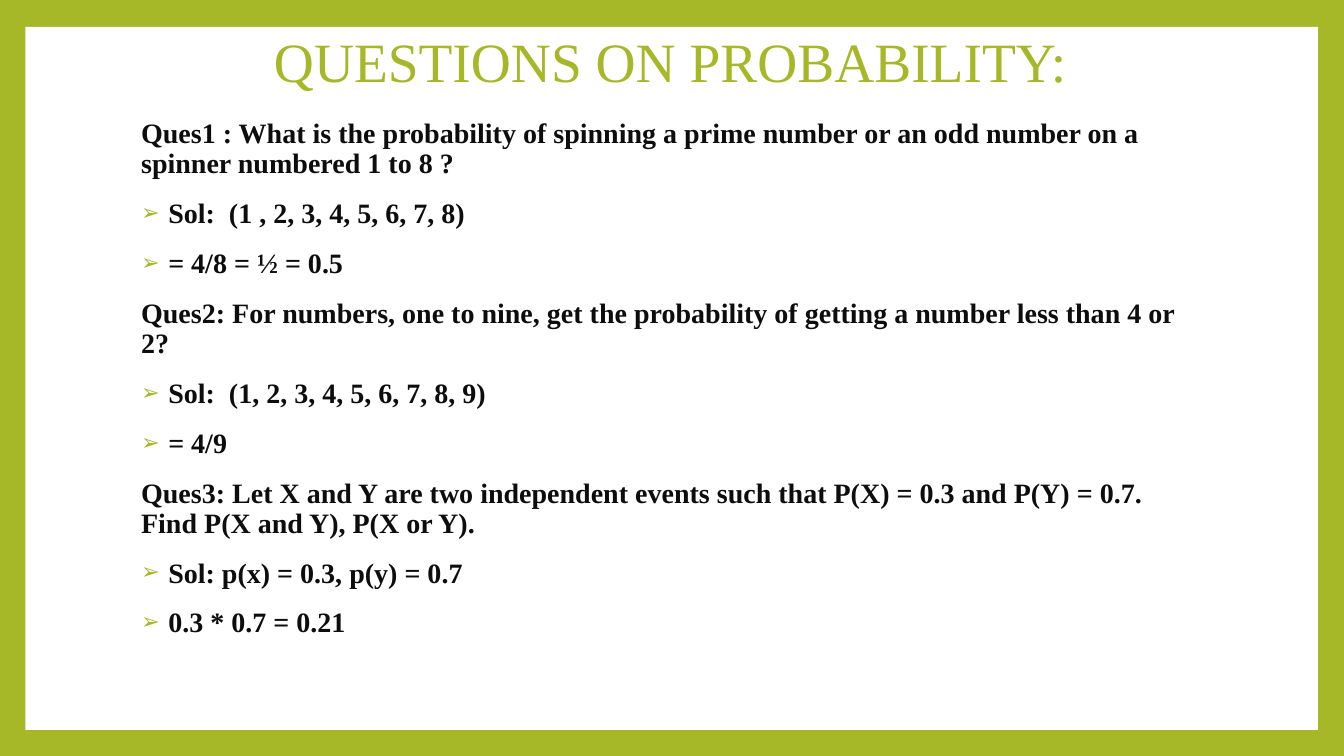
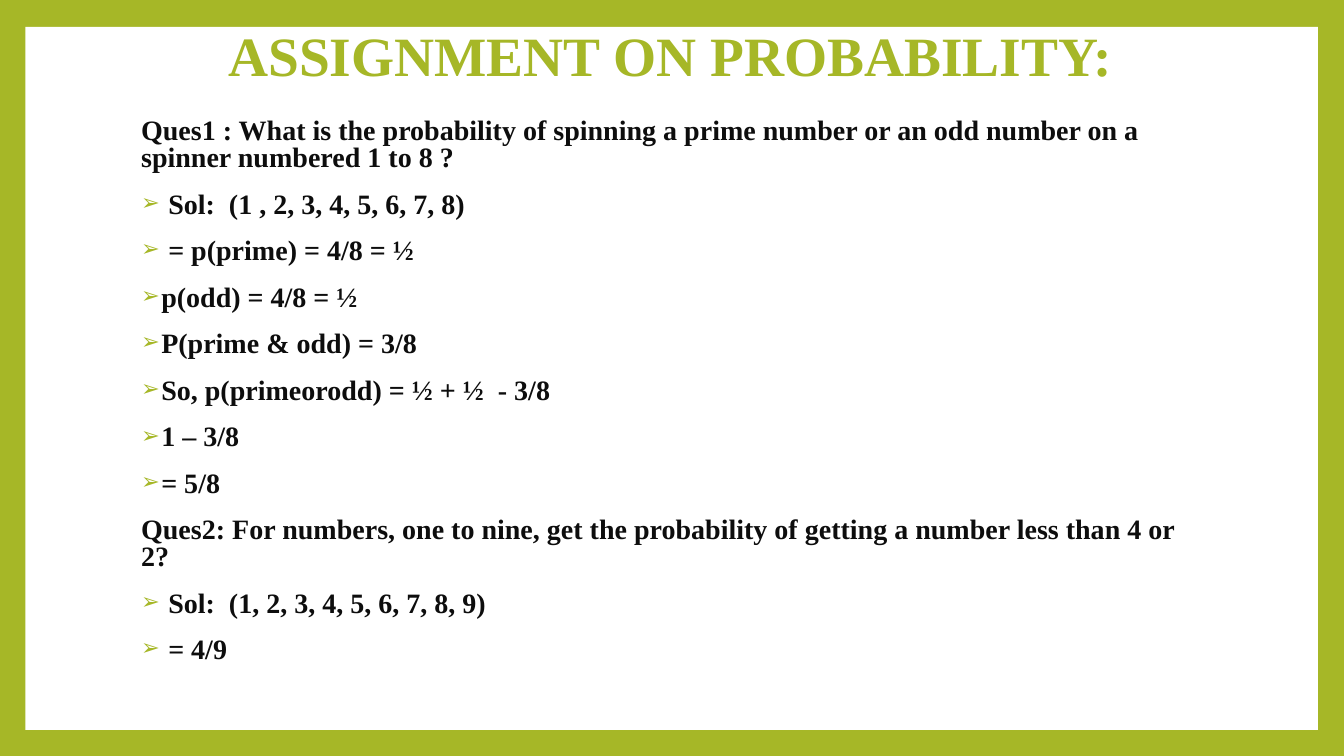
Before and after one commit to Tushar-1998/MathematicsMachineLearning, a slide deck: slide 12 of Probability Assignments..pptx. Drawn at 1344x756 pixels with LibreOffice and Linux fonts; fonts in the diff are those of the drawing. Boxes give left, top, right and bottom in pixels: in the first picture for what was removed or moved away, otherwise in the second. Text is boxed around its words. In the diff, an @@ line names an element or a change of style, - is before the commit and + after.

```diff
--- a/Probability Assignments..pptx
+++ b/Probability Assignments..pptx
@@ title at [228,39,1112,77]: text changed; bold on @@
-QUESTIONS ON PROBABILITY:
+ASSIGNMENT ON PROBABILITY:
@@ text at [141,120,1174,660]: line spacing 0.9 to 0.8 @@
@@ text at [161,240,550,494]: text changed @@
-➢ = 4/8 = ½ = 0.5
+➢ = p(prime) = 4/8 = ½
+➢ p(odd) = 4/8 = ½
+➢ P(prime & odd) = 3/8
+➢ So, p(primeorodd) = ½ + ½ - 3/8
+➢ 1 – 3/8
+➢ = 5/8
@@ text at [141,483,1142,633]: paragraphs removed @@
-Ques3: Let X and Y are two independent events such that P(X) = 0.3 and P(Y) = 0.7. Find P(X and Y), P(X or Y).
-➢ Sol: p(x) = 0.3, p(y) = 0.7
-➢ 0.3 * 0.7 = 0.21
```
Also in this commit, not shown: 2 slides added.
